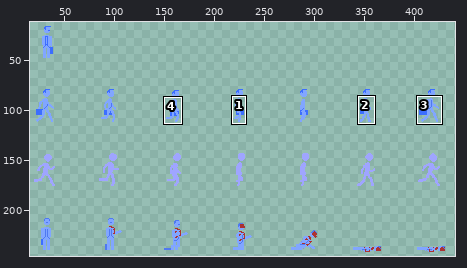
Two states of a sprite sheet, assets/businessSheet.png. Above: a wide view before the commit, with the close-up outlined.
Close-up. Before the commit:
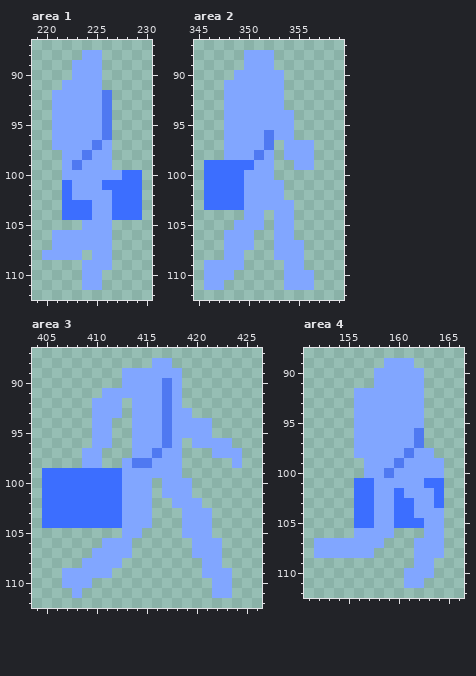
The file is 448x256 pixels. Shown: area 1: x 219..230, y 87..112; area 2: x 345..359, y 87..112; area 3: x 404..426, y 87..112; area 4: x 151..166, y 88..112. The wide view leaves out empty margins. The commit also changed other parts of the picture, which this record leaves out.
New version:
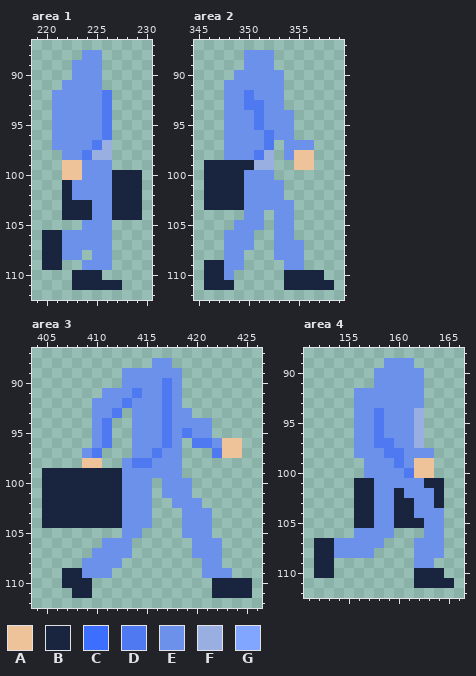
Palette (. is transparent): A #eec39a  B #19243f  C #3c6eff  D #4f79f1  E #6c91eb  F #9aafe1  G #81a6ff
Changes in this commit:
Changed rows in their new state; - is an unchanged pixel.
Area 1:
first column x 220:
 88 ----EE----
 89 ---EEE----
 90 ---EEE----
 91 --EEEE----
 92 -EEEEE----
 93 -EEEEE----
 94 -EEEEE----
 95 -EEEEE----
 96 -EEEEE----
 97 -EEEE-F---
 98 --EE-FF---
 99 --AAEEE---
100 --AAEEEBBB
101 --BEEEEBBB
102 --BEEEEBBB
103 --BBBEEBBB
104 --BBBEEBBB
105 ----EEE---
106 BBEEEEE---
107 BBEEEEE---
108 BBEE-EE---
109 BB--EEE---
110 ---BBB----
111 ---BBBBB--
Area 2:
first column x 346:
 88 ----EEE------
 89 ----EEE------
 90 ---EEEEE-----
 91 --EEEEEE-----
 92 --EEDEEE-----
 93 --EEDDEE-----
 94 --EEEDEEE----
 95 --EEEDEEE----
 96 --EEEE-EE----
 97 --EEEE--EEE--
 98 --EEE-F-EAA--
 99 BBBBBFF--AA--
100 BBBBEEE------
101 BBBBEEEE-----
102 BBBBEEEE-----
103 BBBBEEEEE----
104 ----EE-EE----
105 ---EEE-EE----
106 --EEE--EE----
107 --EEE--EEE---
108 --EE---EEE---
109 BBEE----EE---
110 BBE-----BBBB-
111 BBB-----BBBBB
Area 3:
first column x 405:
 88 -----------EE--------
 89 --------EEEEEE-------
 90 --------EEEE-E-------
 91 ------EEEDEE-E-------
 92 -----EEEDEEE-E-------
 93 -----EED-EEE-EE------
 94 -----ED--EEE-EEEE----
 95 -----ED--EEE-EDEE----
 96 -----ED--EEE-E-DDEAA-
 97 ----ED---EE-EE---DAA-
 98 ----AA--E--EEE-----.-
 99 BBBBBBBBEEEEEE-------
100 BBBBBBBBEEE-EEE------
101 BBBBBBBBEEE-EEE------
102 BBBBBBBBEEE--EEE-----
103 BBBBBBBBEEE---EEE----
104 BBBBBBBBEEE---EEE----
105 --------EE----EEE----
106 ------EEE------EEE---
107 -----EEEE------EEE---
108 ----EEEE--------EE---
109 --BBEEE---------EEE--
110 --BBB------------BBBB
111 ---BB------------BBBB
Area 4:
first column x 152:
 89 -------EEE----
 90 ------EEEEE---
 91 ------EEEEE---
 92 ----EEEEEEE---
 93 ----EEEEEEE---
 94 ----EEDEEEF---
 95 ----EEDEEEF---
 96 ----EEDEEEF---
 97 ----EEDDEEF---
 98 ----EEEDDEEE--
 99 -----EEE-EAA.-
100 -----EEEEDAA.-
101 ----BBEEEEEBB-
102 ----BBEEBEEEB-
103 ----BBEEBBEEB-
104 ----BBEEBBEEE-
105 ----BBEEBBBEE-
106 ----EEEE---EE-
107 BBEEEEE---EEE-
108 BBEEEE----EEE-
109 BB--------EE--
110 BB-------.BBB-
111 ---------.BBBB
